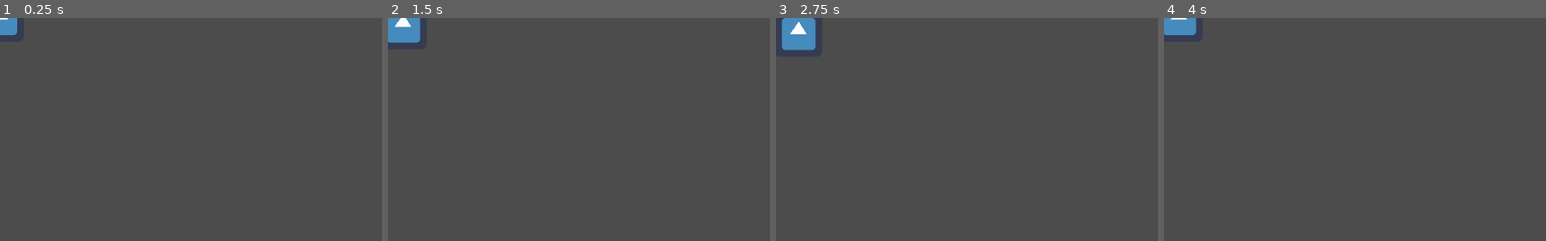
Above: before the commit, frames 1-4 (left to right).
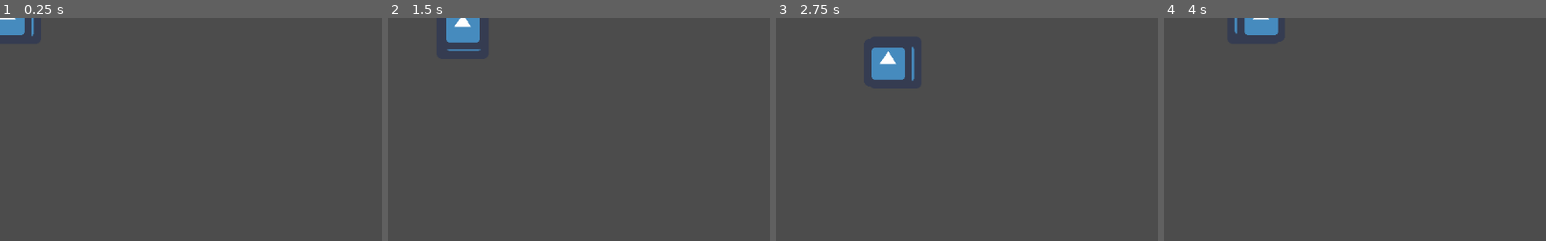
Above: after the commit, the same moments.

Repository: asurkis/godot-snake
Game: Godot game, scene res://head.tscn
Two runs of this game, one before a commit and one after it. Both use one fixed random seed, a clock stepped at 60 frames per second and the inputs below. The project has no main scene, so this scene is started directly. The engine's default icon, where the game draws it, is replaced by a stand-in: a white triangle on a blue panel in a dark square.
Inputs:
- Up to frame 1 (0.25 s): no input
- Up to frame 2 (1.5 s): hold Right (ui_right) 0.53-1.28 s; hold Down (ui_down) from 1.28 s (still down)
- Up to frame 3 (2.75 s): release Down (ui_down) at 2.03 s; hold Right (ui_right) from 2.03 s (still down)
- Up to frame 4 (4 s): release Right (ui_right) at 2.78 s; hold Up (ui_up) 2.78-3.53 s; hold Left (ui_left) from 3.53 s (still down)
The pictures show only the part of the screen within x 0-50%, y 0-50%; the shares and areas given below are measured in that part.

The runs differ from the first frame. In frame 1, 0.2% of the frame differs, in the area x 2-9%, y 0-9%; in frame 2, 2.0%; in frame 3, 2.7%, in the area x 1-37%, y 0-29%; in frame 4, 1.4%.

Commit message:
Add tail

Diff:
--- a/head.gd
+++ b/head.gd
@@ -9,12 +9,10 @@
 ]
 
 
-# Called when the node enters the scene tree for the first time.
 func _ready():
 	$MoveTimer.start()
 
 
-# Called every frame. 'delta' is the elapsed time since the previous frame.
 func _process(delta):
 	if Input.is_action_pressed("ui_right"):
 		direction = 0
@@ -24,7 +22,9 @@
 		direction = 2
 	elif Input.is_action_pressed("ui_down"):
 		direction = 3
+	rotation_degrees = 90 * direction
 
 
 func _on_MoveTimer_timeout():
+	$Tail.move_tail(position)
 	position += 10 * DELTAS[direction]
--- a/head.tscn
+++ b/head.tscn
@@ -1,13 +1,17 @@
-[gd_scene load_steps=3 format=2]
+[gd_scene load_steps=4 format=2]
 
 [ext_resource path="res://icon.png" type="Texture" id=1]
 [ext_resource path="res://head.gd" type="Script" id=2]
+[ext_resource path="res://tail.tscn" type="PackedScene" id=3]
 
-[node name="Icon" type="Sprite"]
+[node name="Head" type="Sprite"]
+scale = Vector2( 1.1, 1.1 )
 texture = ExtResource( 1 )
 script = ExtResource( 2 )
 
+[node name="Tail" parent="." instance=ExtResource( 3 )]
+
 [node name="MoveTimer" type="Timer" parent="."]
-wait_time = 0.5
+wait_time = 0.125
 
 [connection signal="timeout" from="MoveTimer" to="." method="_on_MoveTimer_timeout"]
--- /dev/null
+++ b/tail.gd
@@ -0,0 +1,15 @@
+extends Node
+
+var next = null
+
+
+func _ready():
+	pass
+
+
+#func _process(delta):
+#	pass
+
+
+func move_tail(parent_pos: Vector2):
+	$Sprite.position = parent_pos
--- /dev/null
+++ b/tail.tscn
@@ -0,0 +1,10 @@
+[gd_scene load_steps=3 format=2]
+
+[ext_resource path="res://icon.png" type="Texture" id=1]
+[ext_resource path="res://tail.gd" type="Script" id=2]
+
+[node name="Tail" type="Node"]
+script = ExtResource( 2 )
+
+[node name="Sprite" type="Sprite" parent="."]
+texture = ExtResource( 1 )
